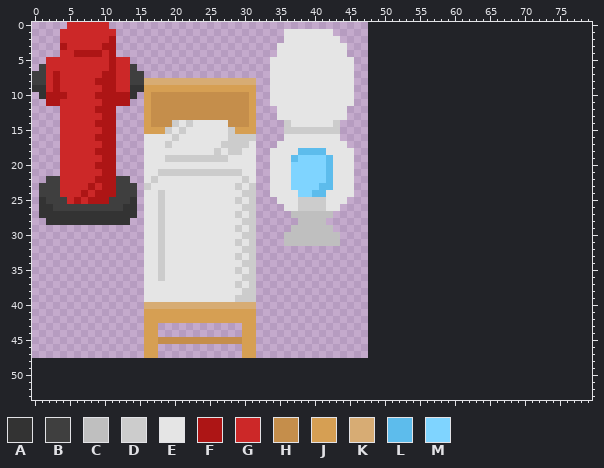
Edited in one commit: sprite sheet (src/images/sprites/goods.png). The picture above was drawn from the file before the commit.
The file is 48x48 pixels. The old version is drawn lined up with the new one, on the new canvas.
Palette (. is transparent): A #333333  B #3f3f3f  C #bfbfbf  D #cccccc  E #e5e5e5  F #ad1515  G #cc2828  H #c58e4b  J #d69f53  K #d7ac74  L #5dbcec  M #7fd4ff
The result:
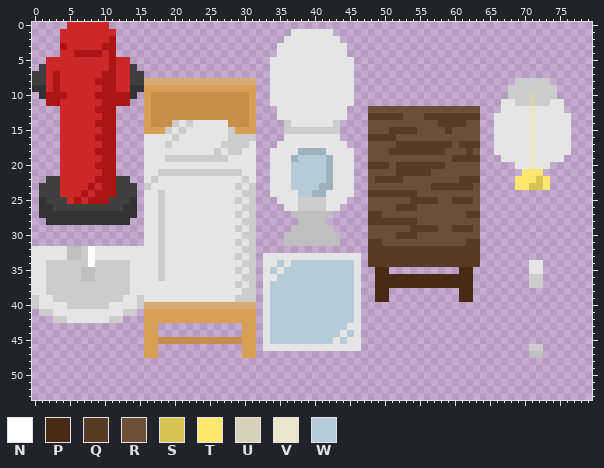
Colours new in this view: N #ffffff  P #472b17  Q #563b27  R #6b4f39  S #d8c253  T #ffe66e  U #d6d1b9  V #eae5cd  W #b5cbd7
Change:
canvas 48x48 -> 80x54
colour L: #5dbcec -> #9fb3be
Changed rows in their new state; - is a pixel that keeps its letter.
first column x 36:
 1 .
first column x 0:
 8 ---------------------------------------------------------------------DDDDD---
 9 --------------------------------------------------------------------DDDDDDD--
10 --------------------------------------------------------------------DDDUDDD--
11 -------------------------------------------------------------------EEDDUDDEE-
12 ------------------------------------------------RRRRRRRRRRRRRRRR---EEEEVEEEE-
13 ------------------------------------------------QQQQQRRRQQQQQQQQ--EEEEEVEEEEE
14 ------------------------------------------------RRRRRRRRRRQQQQRR--EEEEEVEEEEE
15 ------------------------------------------------RRRQQQQRRRRQRRRR--EEEEEVEEEEE
16 ------------------------------------------------QQQQRRRRRRRRRRRR--EEEEEVEEEEE
17 ------------------------------------------------RRRRQQQQQQQQRQQQ--EEEEEVEEEEE
18 ------------------------------------------------RRRQQQQQQQQRRRQR--EEEEEVEEEEE
19 --------------------------------------WWWW------RRRRRRRRRRRRQQQQ---EEEEVEEEE-
20 -------------------------------------WWWWW------QQQRQQQQQQQRRRRR-----EEVEE---
21 -------------------------------------WWWWW------RRRRQQQQQRRRRRRR------TTT----
22 -------------------------------------WWWWW------RQQQQRRRRRRRRQQQ-----TTTST---
23 -------------------------------------WWWW-------RRRRRRRRRQQQQQQR-----TTSST---
24 --------------------------------------WW--------QQQQQQQRRRRRRRRR-------------
25 ------------------------------------------------RRRRRRQQQQRRQQQR-------------
26 ------------------------------------------------RRRRQQQRRRRRRRRR-------------
27 ------------------------------------------------QQRRRRRRRRRRRRQQ-------------
28 ------------------------------------------------QQQQQQQRRRRRRRRR-------------
29 ------------------------------------------------RRRRRRQQQQRRQQQR-------------
30 ------------------------------------------------RRRRQQQRRRRRRRRR-------------
31 ------------------------------------------------QQRRRRRRRRRRRRQQ-------------
32 EEEEECCDNEEEEEEE--------------------------------QQQQQQQQQQQQQQQQ-------------
33 EEEEECCDNEEEEEEE-----------------EEEEEEEEEEEEEE-QQQQQQQQQQQQQQQQ-------------
34 EEDDDDDDNDDDDDEE-----------------EEWEWWWWWWWWWE-QQQQQQQQQQQQQQQQ-------EE----
35 EEDDDDDCCDDDDDEE-----------------EWEWWWWWWWWWWE--PP----------PP--------EE----
36 EEDDDDDCCDDDDDEE-----------------EEWWWWWWWWWWWE--PPPPPPPPPPPPPP--------DD----
37 EEDDDDDDDDDDDDEE-----------------EWWWWWWWWWWWWE--PPPPPPPPPPPPPP--------DD----
38 EEDDDDDDDDDDDDEE-----------------EWWWWWWWWWWWWE--PP----------PP--------------
39 DEEDDDDDDDDDDEED-----------------EWWWWWWWWWWWWE--PP----------PP--------------
40 DEEEEDDDDDDEEEED-----------------EWWWWWWWWWWWWE------------------------------
41 -DDEEEEEEEEEEDD------------------EWWWWWWWWWWWWE------------------------------
42 ---DDEEEEEEDD--------------------EWWWWWWWWWWWWE------------------------------
43 ---------------------------------EWWWWWWWWWWWEE------------------------------
44 ---------------------------------EWWWWWWWWWWEWE------------------------------
45 ---------------------------------EWWWWWWWWWEWEE------------------------------
46 ---------------------------------EEEEEEEEEEEEEE------------------------DD----
47 -----------------------------------------------------------------------CC----
Boxes around the changes in both pictures, in picture pixels (x1, y1, x2, y2):
erased: (284, 29, 291, 36)
changed: (263, 78, 571, 358)
added: (32, 246, 144, 323)
